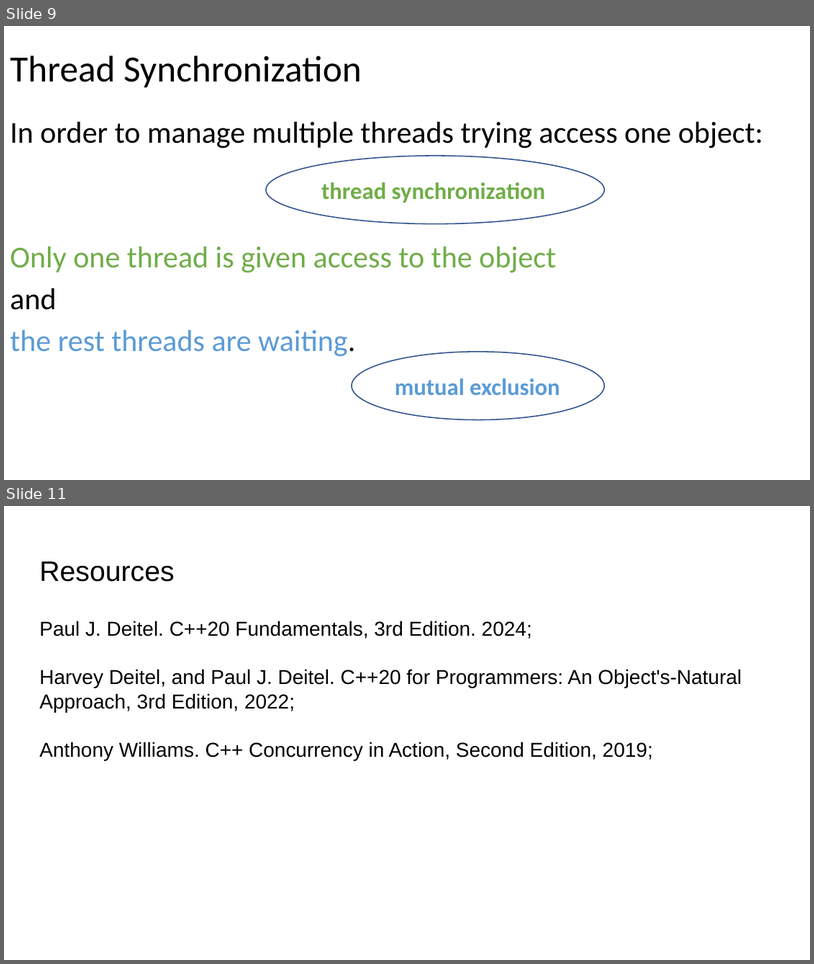
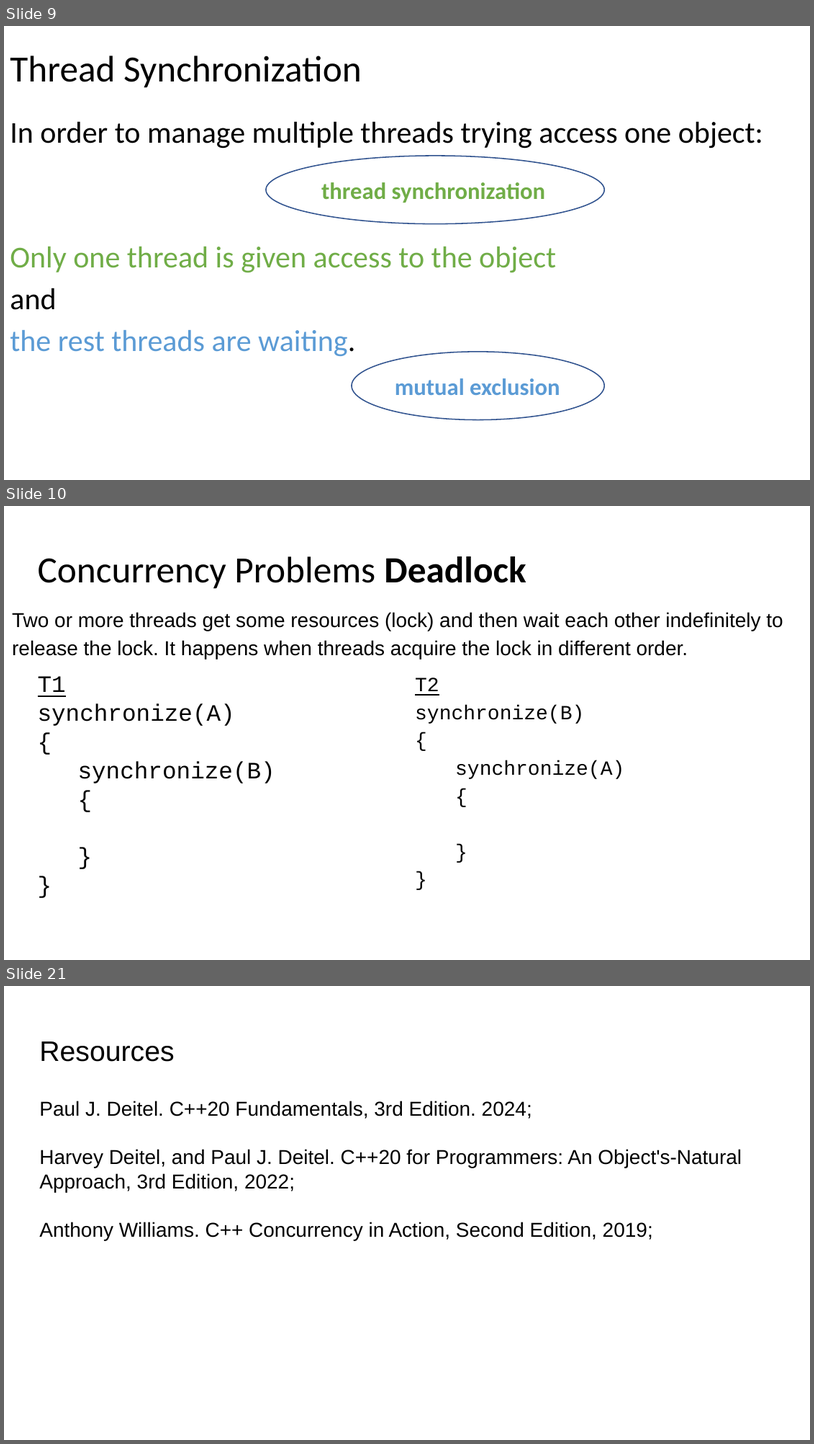
Before and after one commit to manglayev/nu-courses-material, a slide deck: CSCI-423/week-2/Lecture_2/lecture-2-C++.pptx. Shown one above the other, each under a label of ours: slides 9 and 11 before the commit, slides 9, 10 and 21 after it; the slides between them are not shown. The pictures are 814x964 and 814x1444 pixels, drawn with LibreOffice and Linux fonts; fonts in the diff are those of the drawing. Boxes give left, top, right and bottom in pixels: in the first picture for what was removed or moved away, otherwise in the second. Text is boxed around its words. In the diff, an @@ line names an element or a change of style, - is before the commit and + after.

```diff
--- a/CSCI-423/week-2/Lecture_2/lecture-2-C++.pptx
+++ b/CSCI-423/week-2/Lecture_2/lecture-2-C++.pptx
@@ slide 10 added at bbox=[4, 506, 810, 960], background #FFFFFF @@
@@ title added at bbox=[38, 556, 526, 589], 33 pt, text #000000 @@
+Concurrency Problems Deadlock
@@ text added at bbox=[12, 612, 783, 659], 18 pt, text #000000 @@
+Two or more threads get some resources (lock) and then wait each other indefinitely to release the lock. It happens when threads acquire the lock in different order.
@@ text added at bbox=[38, 676, 275, 783], 21 pt, text #000000 @@
+T1
+synchronize(A)
+{
+synchronize(B)
+{
+}
+}
@@ text added at bbox=[415, 677, 625, 779], 18 pt, text #000000 @@
+T2
+synchronize(B)
+{
+synchronize(A)
+{
+}
+}
@@ what was slide 11 is now slide 21 @@
```
Also in this commit, not shown: 4 slides changed, 9 other slides added, 3 other files.
